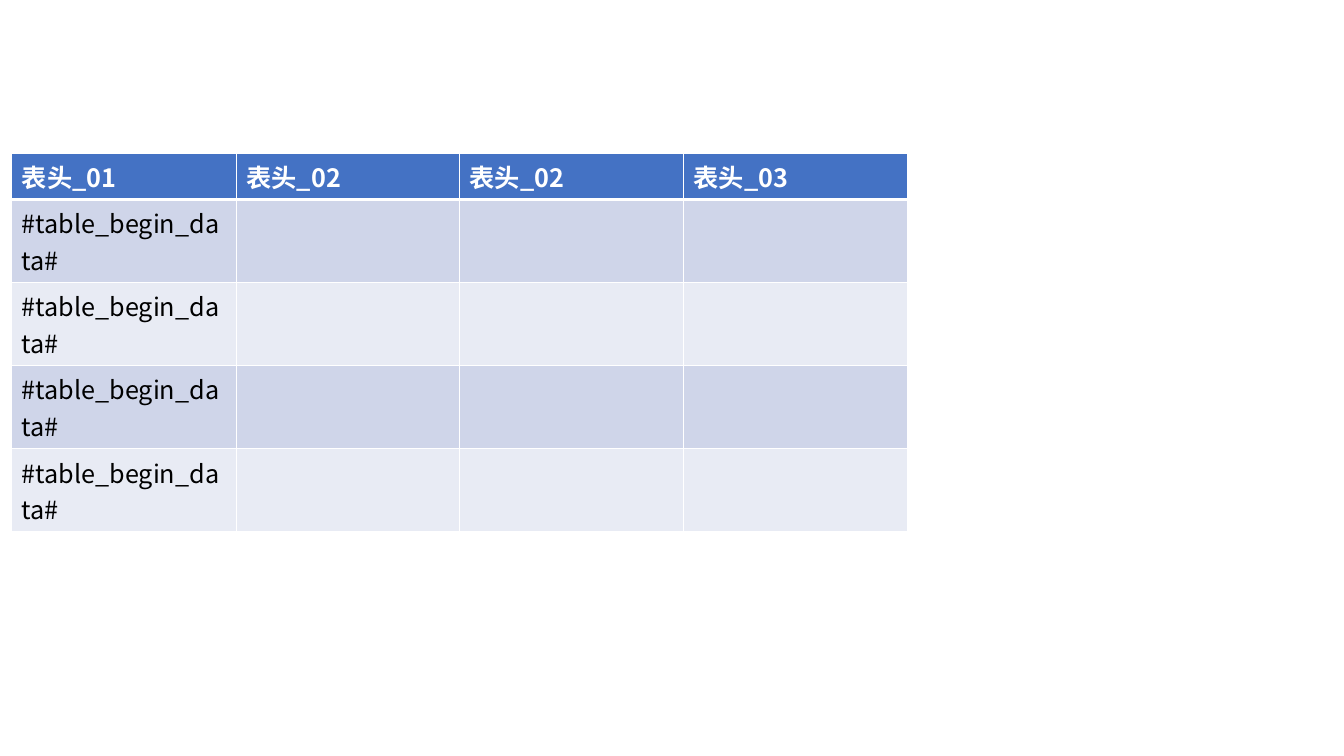
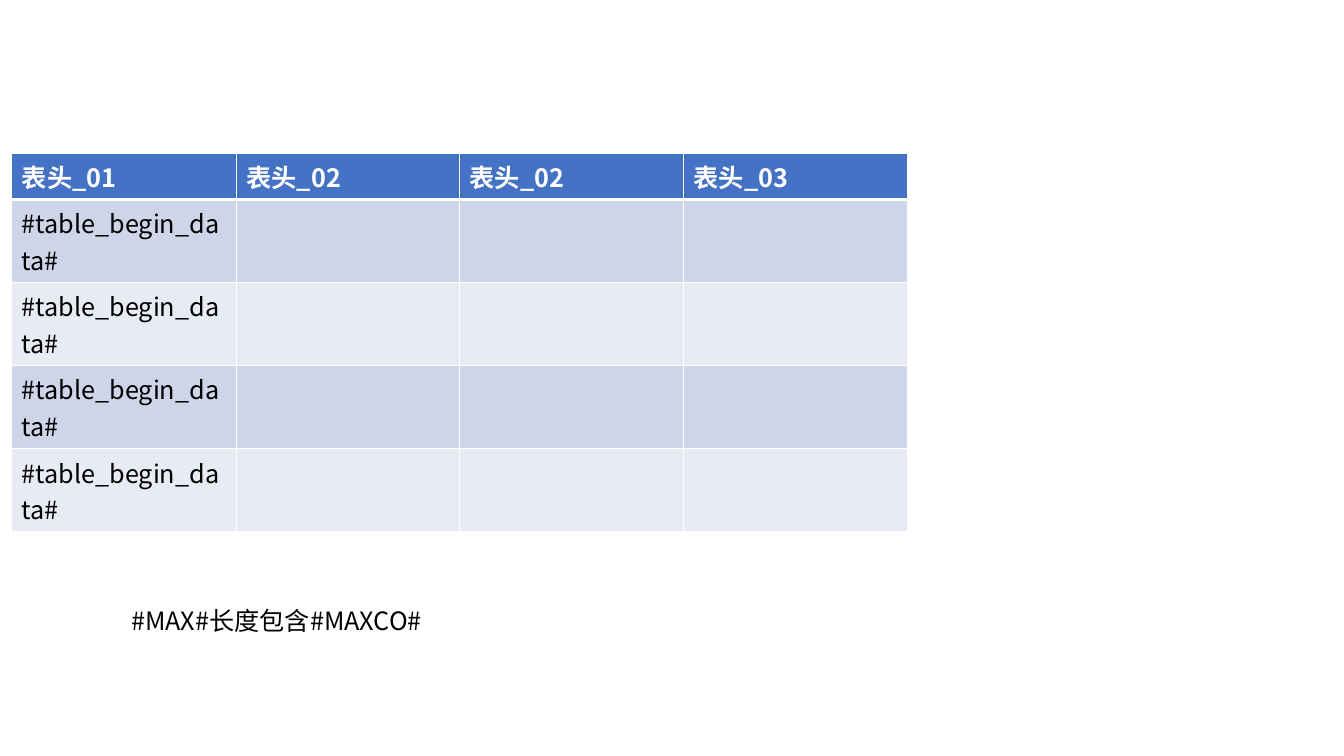
Before and after one commit to licunzhi/spring_demo_ppt, a slide deck: slide 4 of src/main/resources/pptModel/template.pptx. Drawn at 1344x756 pixels with LibreOffice and Linux fonts; fonts in the diff are those of the drawing. Boxes give left, top, right and bottom in pixels: in the first picture for what was removed or moved away, otherwise in the second. Text is boxed around its words. In the diff, an @@ line names an element or a change of style, - is before the commit and + after.

```diff
--- a/src/main/resources/pptModel/template.pptx
+++ b/src/main/resources/pptModel/template.pptx
@@ text added at bbox=[131, 608, 422, 632], 18 pt, text #000000 @@
+#MAX#长度包含#MAXCO#
```
Also in this commit, not shown: 2 other files.
